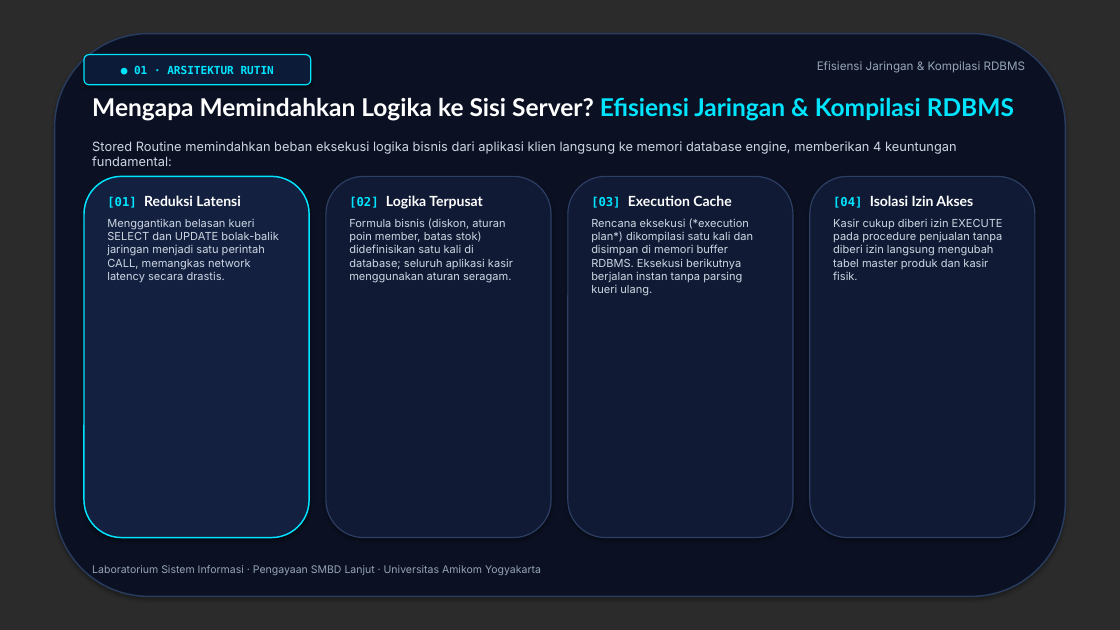
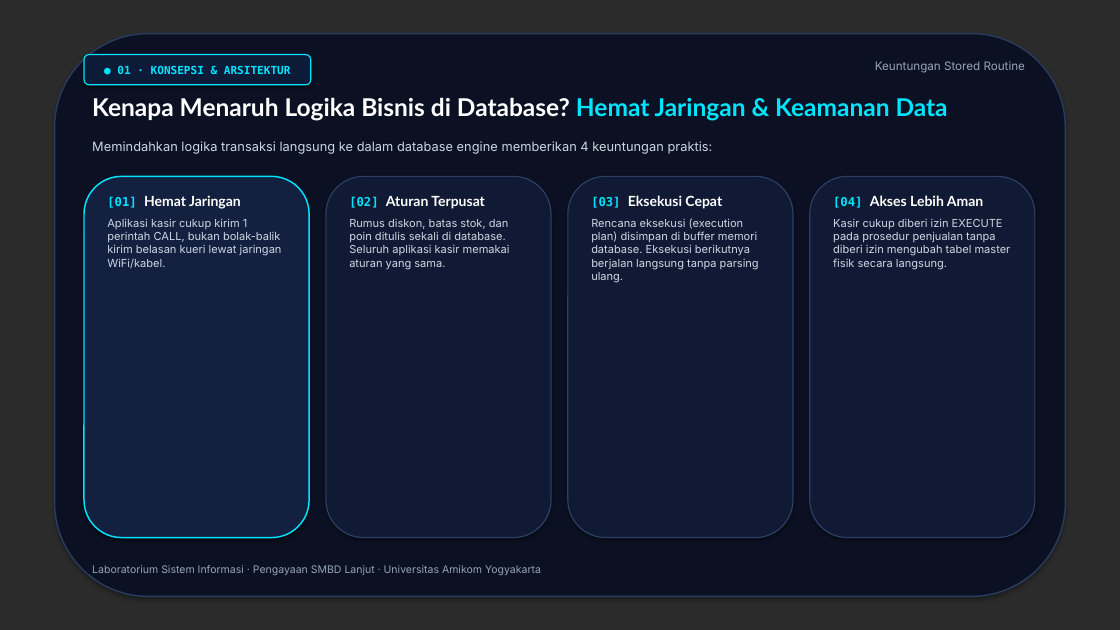
Before and after one commit to litelmurpi/smbdl-asprak, a slide deck: slide 2 of presentations/Materi_Pengayaan_Stored_Procedure_UDF_Cursor.pptx. Drawn at 1120x630 pixels with LibreOffice and Linux fonts; fonts in the diff are those of the drawing; background and template pictures are left out; a plain dark background stands for a picture behind light text. Boxes give left, top, right and bottom in pixels: in the first picture for what was removed or moved away, otherwise in the second. Text is boxed around its words. In the diff, an @@ line names an element or a change of style, - is before the commit and + after.

```diff
--- a/presentations/Materi_Pengayaan_Stored_Procedure_UDF_Cursor.pptx
+++ b/presentations/Materi_Pengayaan_Stored_Procedure_UDF_Cursor.pptx
@@ text in rounded rectangle at bbox=[117, 66, 291, 74]: text changed @@
-● 01 · ARSITEKTUR RUTIN
+● 01 · KONSEPSI & ARSITEKTUR
@@ text at bbox=[875, 61, 1025, 73]: text changed @@
-Efisiensi Jaringan & Kompilasi RDBMS
+Keuntungan Stored Routine
@@ text at bbox=[92, 97, 948, 121]: text changed @@
-Mengapa Memindahkan Logika ke Sisi Server? Efisiensi Jaringan & Kompilasi RDBMS
+Kenapa Menaruh Logika Bisnis di Database? Hemat Jaringan & Keamanan Data
@@ text at bbox=[92, 141, 713, 154]: text changed @@
-Stored Routine memindahkan beban eksekusi logika bisnis dari aplikasi klien langsung ke memori database engine, memberikan 4 keuntungan fundamental:
+Memindahkan logika transaksi langsung ke dalam database engine memberikan 4 keuntungan praktis:
@@ text at bbox=[107, 195, 282, 268]: text changed @@
-[01] Reduksi Latensi
-Menggantikan belasan kueri SELECT dan UPDATE bolak-balik jaringan menjadi satu perintah CALL, memangkas network latency secara drastis.
+[01] Hemat Jaringan
+Aplikasi kasir cukup kirim 1 perintah CALL, bukan bolak-balik kirim belasan kueri lewat jaringan WiFi/kabel.
@@ text at bbox=[349, 196, 510, 269]: text changed @@
-[02] Logika Terpusat
-Formula bisnis (diskon, aturan poin member, batas stok) didefinisikan satu kali di database; seluruh aplikasi kasir menggunakan aturan seragam.
+[02] Aturan Terpusat
+Rumus diskon, batas stok, dan poin ditulis sekali di database. Seluruh aplikasi kasir memakai aturan yang sama.
@@ text at bbox=[591, 195, 759, 283]: text changed @@
-[03] Execution Cache
-Rencana eksekusi (*execution plan*) dikompilasi satu kali dan disimpan di memori buffer RDBMS. Eksekusi berikutnya berjalan instan tanpa parsing kueri ulang.
+[03] Eksekusi Cepat
+Rencana eksekusi (execution plan) disimpan di buffer memori database. Eksekusi berikutnya berjalan langsung tanpa parsing ulang.
@@ text at bbox=[833, 195, 1011, 269]: text changed @@
-[04] Isolasi Izin Akses
-Kasir cukup diberi izin EXECUTE pada procedure penjualan tanpa diberi izin langsung mengubah tabel master produk dan kasir fisik.
+[04] Akses Lebih Aman
+Kasir cukup diberi izin EXECUTE pada prosedur penjualan tanpa diberi izin mengubah tabel master fisik secara langsung.
```
Also in this commit, not shown: 6 other slides changed, 11 other files.
